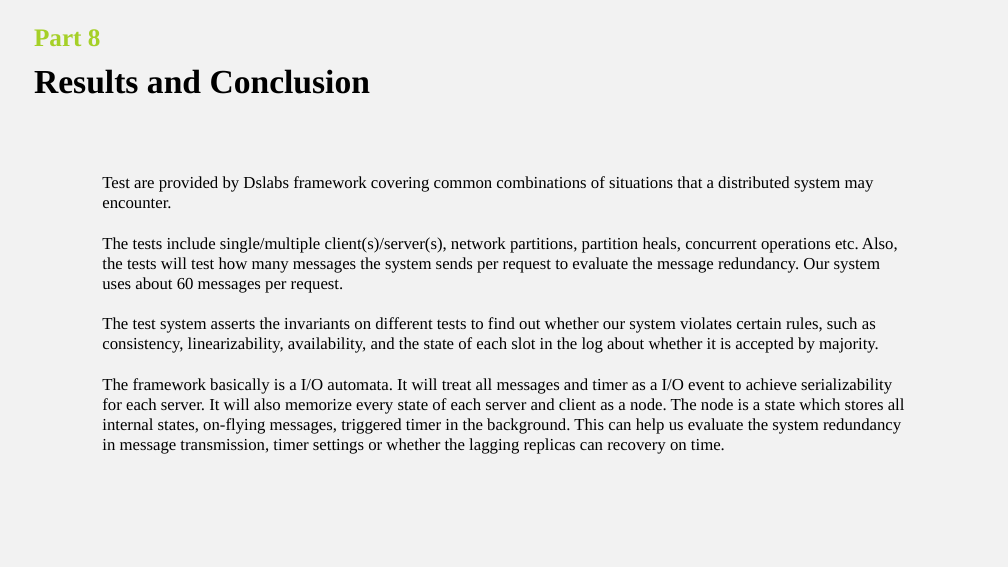
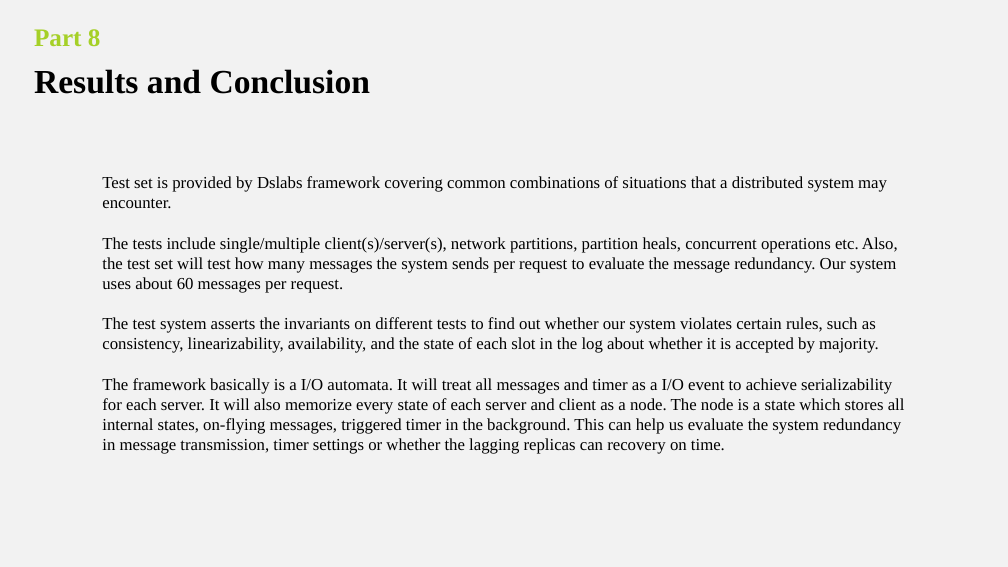
Before and after one commit to ImNobody422/GraduationPresentation, a slide deck: slide 11 of PaxosPresentation.pptx. Drawn at 1008x567 pixels with LibreOffice and Linux fonts; fonts in the diff are those of the drawing. Boxes give left, top, right and bottom in pixels: in the first picture for what was removed or moved away, otherwise in the second. Text is boxed around its words. In the diff, an @@ line names an element or a change of style, - is before the commit and + after.

Commit message:
minor bug fix

```diff
--- a/PaxosPresentation.pptx
+++ b/PaxosPresentation.pptx
@@ text at box(102, 176, 898, 293): text changed @@
-Test are provided by Dslabs framework covering common combinations of situations that a distributed system may encounter.
-The tests include single/multiple client(s)/server(s), network partitions, partition heals, concurrent operations etc. Also, the tests will test how many messages the system sends per request to evaluate the message redundancy. Our system uses about 60 messages per request.
+Test set is provided by Dslabs framework covering common combinations of situations that a distributed system may encounter.
+The tests include single/multiple client(s)/server(s), network partitions, partition heals, concurrent operations etc. Also, the test set will test how many messages the system sends per request to evaluate the message redundancy. Our system uses about 60 messages per request.
```
Also in this commit, not shown: 1 other slide changed.
